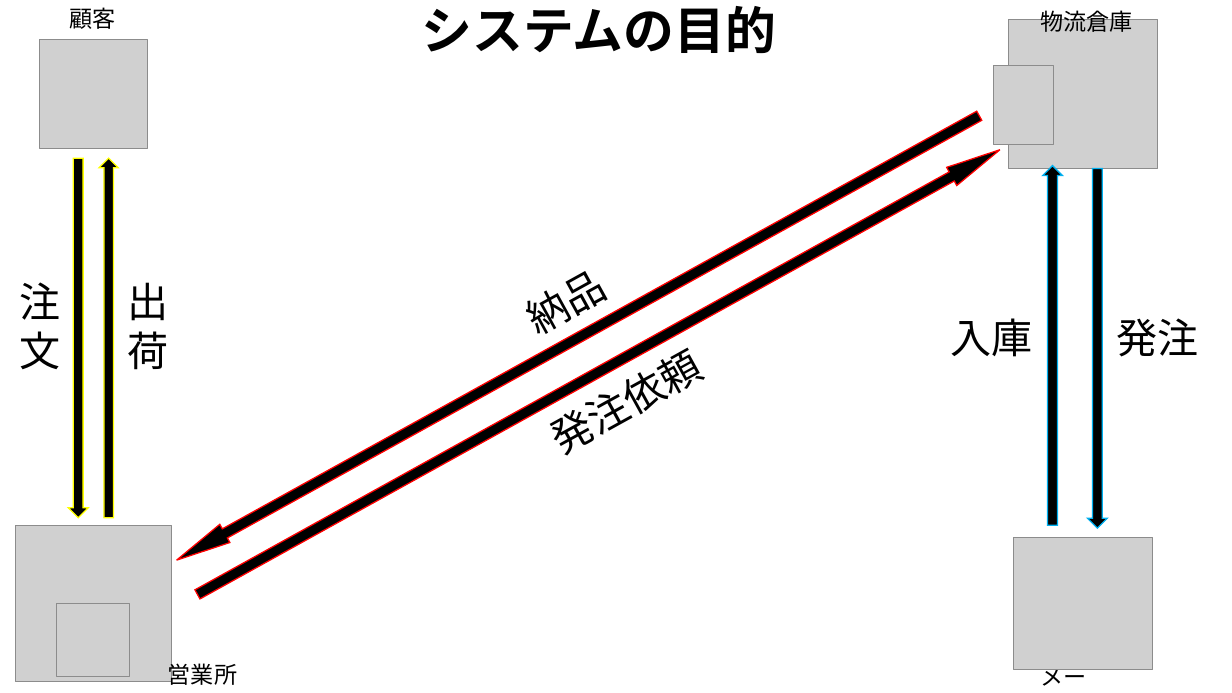
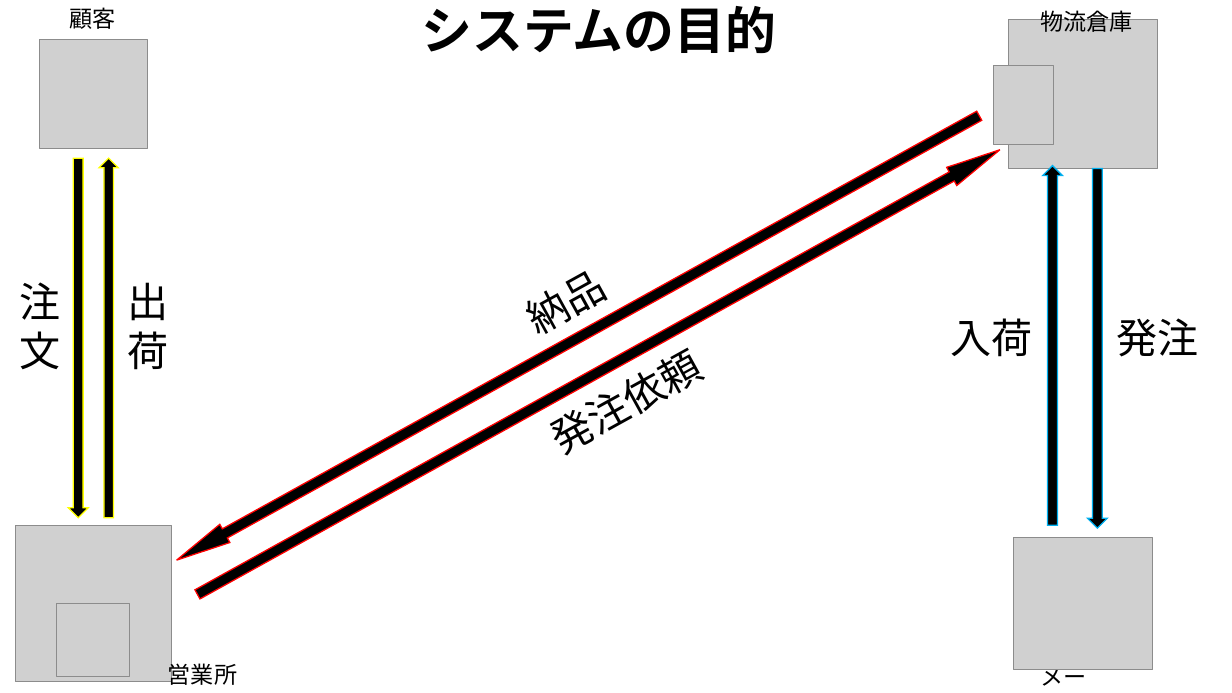
Before and after one commit to Yamanin3/system-devel, a slide deck: slide 9 of 企画発表プレゼンテーション.pptx. Drawn at 1232x693 pixels with LibreOffice and Linux fonts; fonts in the diff are those of the drawing; grey boxes stand for pictures; background and template pictures are left out. Boxes give left, top, right and bottom in pixels: in the first picture for what was removed or moved away, otherwise in the second. Text is boxed around its words. In the diff, an @@ line names an element or a change of style, - is before the commit and + after.

Commit message:
入庫を入荷にした

```diff
--- a/企画発表プレゼンテーション.pptx
+++ b/企画発表プレゼンテーション.pptx
@@ text at [950,318,1032,357]: text changed @@
-入庫
+入荷
```
